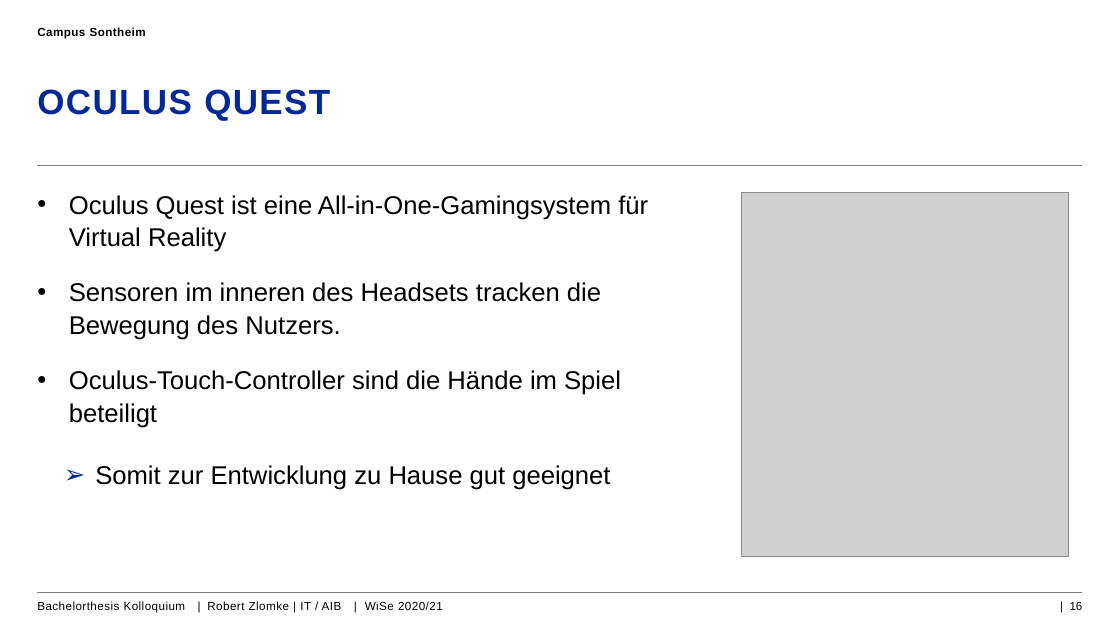
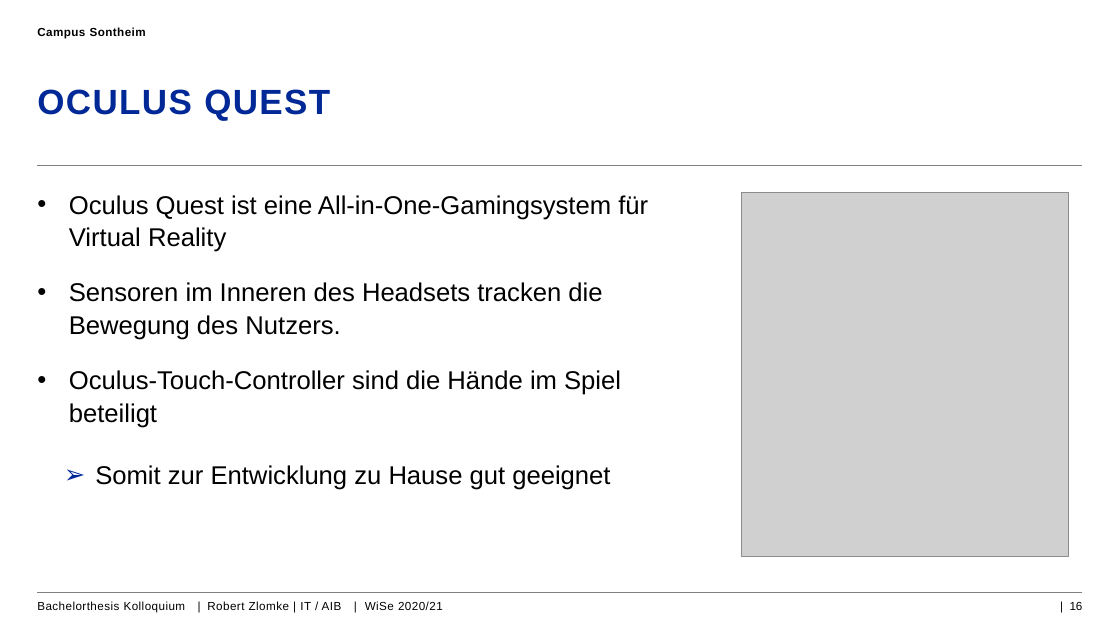
Before and after one commit to RobZlo/Studium, a slide deck: slide 16 of Kolloquium_Präsentation_RobertZlomle.pptx. Drawn at 1120x630 pixels with LibreOffice and Linux fonts; fonts in the diff are those of the drawing; grey boxes stand for pictures; background and template pictures are left out. Boxes give left, top, right and bottom in pixels: in the first picture for what was removed or moved away, otherwise in the second. Text is boxed around its words. In the diff, an @@ line names an element or a change of style, - is before the commit and + after.

```diff
--- a/Kolloquium_Präsentation_RobertZlomle.pptx
+++ b/Kolloquium_Präsentation_RobertZlomle.pptx
@@ text at bbox=[69, 282, 602, 340]: text changed @@
-• Sensoren im inneren des Headsets tracken die Bewegung des Nutzers.
+• Sensoren im Inneren des Headsets tracken die Bewegung des Nutzers.
```
Also in this commit, not shown: 7 other slides changed, 1 slide added, 5 other files.
